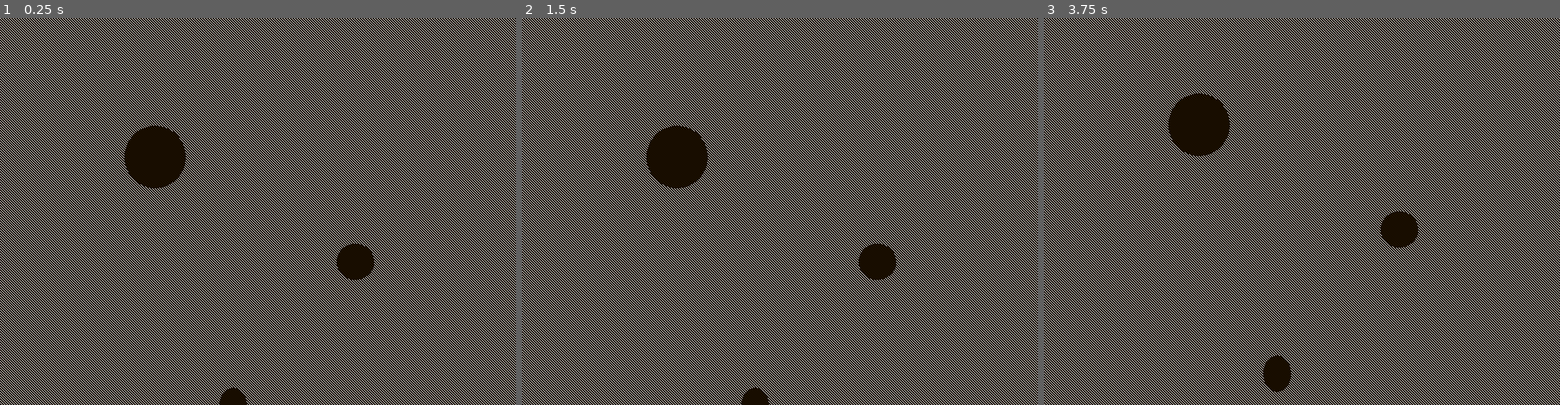
Above: before the commit, frames 1-3 (left to right).
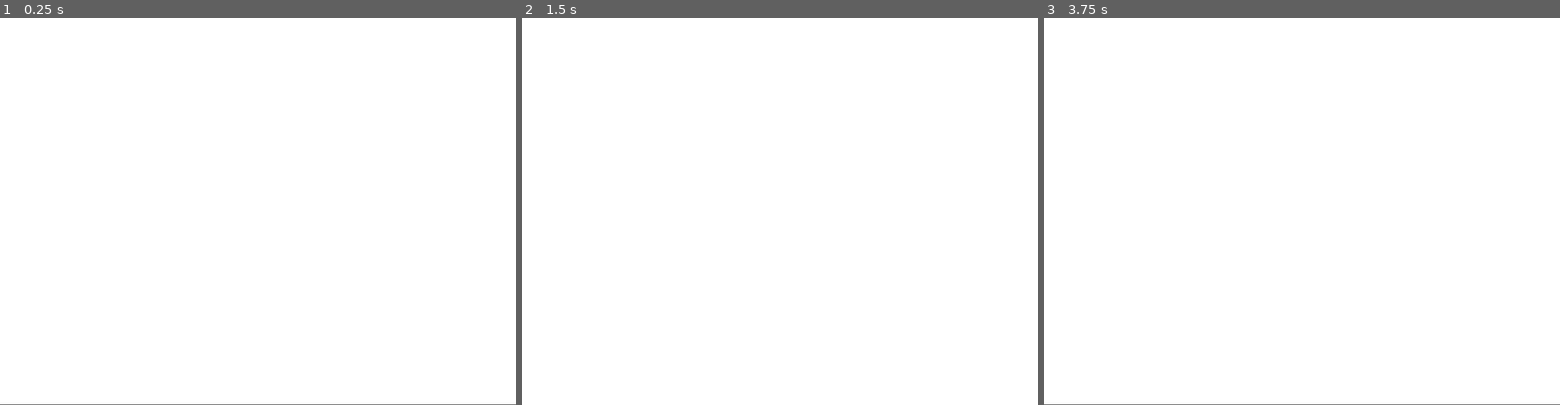
Above: after the commit, the same moments.

Repository: GrueGoblin/RogueliteMap
Game: Godot game, scene res://Game/Scenes/Map/InPlay.tscn
The game is run twice, just before and just after one commit, with the same random seed, the same clock (stepped at 60 frames per second) and the same inputs. The project has no main scene, so this scene is started directly.
Inputs (mouse positions are in pixels of both pictures, inside the frame that each line leads up to):
- Up to frame 1 (0.25 s): no input
- Up to frame 2 (1.5 s): tap Enter at 0.5 s; move the mouse to (893, 192) at 0.52 s; tap Mouse wheel down (wheel_down) at 0.6 s; tap Mouse wheel up (wheel_up) at 0.8, 1.35 s; tap Space at 1.25 s; move the mouse to (676, 230) at 1.27 s
- Up to frame 3 (3.75 s): tap Mouse wheel down (wheel_down) at 1.55, 2.1, 3.05, 3.6 s; tap Enter at 2, 3.5 s; move the mouse to (1353, 126) at 2.02 s; tap Mouse wheel up (wheel_up) at 2.3, 2.85 s; tap Space at 2.75 s; move the mouse to (1276, 288) at 2.77 s; move the mouse to (1456, 269) at 3.52 s

The runs differ from the first frame. In frame 1, 76% of the frame differs, in the area x 0-100%, y 0-100%; in frame 2, 76%; in frame 3, 76%.

Commit message:
Icons for location types, background

Diff:
--- /dev/null
+++ b/Game/Data/Singleton/LocationType/Danger.tres
@@ -0,0 +1,10 @@
+[gd_resource type="Resource" load_steps=3 format=2]
+
+[ext_resource path="res://Game/Graphics/LocationType/icon/Danger.png" type="Texture" id=1]
+[ext_resource path="res://Game/Models/LocationType.gd" type="Script" id=2]
+
+[resource]
+script = ExtResource( 2 )
+name = "Danger"
+icon = ExtResource( 1 )
+display_name = "LocationType__Danger__display_name"
--- /dev/null
+++ b/Game/Data/Singleton/LocationType/Trader.tres
@@ -0,0 +1,10 @@
+[gd_resource type="Resource" load_steps=3 format=2]
+
+[ext_resource path="res://Game/Graphics/LocationType/icon/Trader.png" type="Texture" id=1]
+[ext_resource path="res://Game/Models/LocationType.gd" type="Script" id=2]
+
+[resource]
+script = ExtResource( 2 )
+name = "Trader"
+icon = ExtResource( 1 )
+display_name = "LocationType__Trader__display_name"
--- /dev/null
+++ b/Game/Data/Singleton/LocationType/Treasure.tres
@@ -0,0 +1,10 @@
+[gd_resource type="Resource" load_steps=3 format=2]
+
+[ext_resource path="res://Game/Graphics/LocationType/icon/Treasure.png" type="Texture" id=1]
+[ext_resource path="res://Game/Models/LocationType.gd" type="Script" id=2]
+
+[resource]
+script = ExtResource( 2 )
+name = "Treasure"
+icon = ExtResource( 1 )
+display_name = "LocationType__Treasure__display_name"
--- a/Game/Models/Map.gd
+++ b/Game/Models/Map.gd
@@ -22,6 +22,7 @@
 		var count = locations_count()
 		for i in count:
 			var location = Location.new()
+			location.position = Vector2(positions.pop_front() * 50 + 50, 900 - level * 50)
 
 	# generate location connections
 	# rules:
--- a/Game/Scenes/Map/InPlay.gd
+++ b/Game/Scenes/Map/InPlay.gd
@@ -4,6 +4,9 @@
 var map : Map setget set_map
 
 const mouse_sensitivity = 50
+
+const edge_up = 300
+const edge_down = 725
 
 func _ready():
 	#self.map = Map.new()
@@ -22,8 +25,11 @@
 
 func _physics_process(delta):
 	if Input.is_action_just_released("wheel_down"):
-		$Camera2D.position.y+=mouse_sensitivity
+		#$Camera2D.position.y+=mouse_sensitivity
+		$Camera2D.position.y = min($Camera2D.position.y + mouse_sensitivity, edge_down)
 		print("down")
+		print($Camera2D.position.y)
 	if Input.is_action_just_released("wheel_up"):
-		$Camera2D.position.y-=mouse_sensitivity
+		$Camera2D.position.y = max($Camera2D.position.y - mouse_sensitivity, edge_up)
 		print("up")
+		print($Camera2D.position.y)
--- a/Game/Scenes/Map/InPlay.tscn
+++ b/Game/Scenes/Map/InPlay.tscn
@@ -11,6 +11,6 @@
 centered = false
 
 [node name="Camera2D" type="Camera2D" parent="."]
-position = Vector2( 400, 300 )
+position = Vector2( 400, 725 )
 current = true
 limit_top = 0
Binary file added: Game/Graphics/LocationType/icon/Danger.png
Not shown, added: Game/Graphics/LocationType/icon/Danger.png.import
Binary file added: Game/Graphics/LocationType/icon/Trader.png
Not shown, added: Game/Graphics/LocationType/icon/Trader.png.import
Binary file added: Game/Graphics/LocationType/icon/Treasure.png
Not shown, added: Game/Graphics/LocationType/icon/Treasure.png.import
Binary file changed: Game/Graphics/TestBck.png
